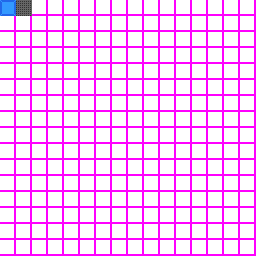
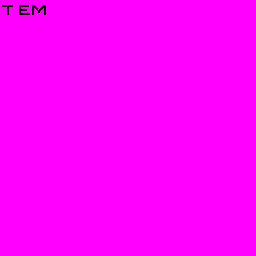
Two versions of the same layered image (256px x 256px). Layer-by-layer changes:
added layer "T EM" over [2, 5, 46, 15]
added layer "Layer 0" over [0, 0, 254, 254]
